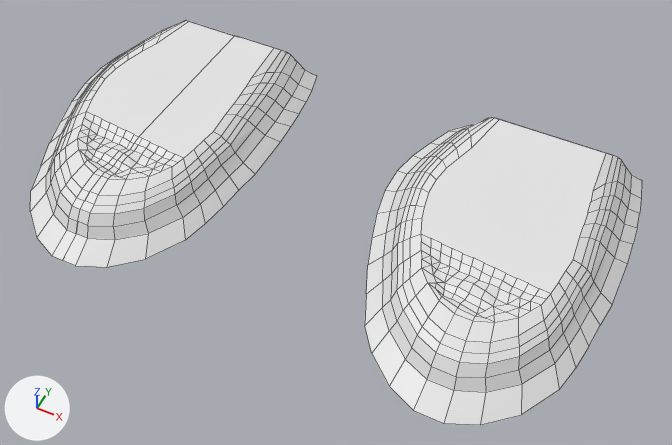
The Blender file Assets/Blender/XRD AR project.blend: old version first, new version second.
Camera for both pictures: a 50 mm camera at (5.5, -28.5, 31.8) aimed at (-7.8, -1.8, -1.4). Every picture has the same lights, and +X, +Y and +Z are marked at lower left. Mesh edges are drawn as thin lines.

Before the edit, the objects in view are built like this:
```python
mat_material = principled_material('Material')
mat_material.base_color = (0.8, 0.8, 0.8)  # white #e7e7e7
mat_material_002 = principled_material('Material.002')
mat_material_002.base_color = (0.8, 0.8, 0.8)  # white #e7e7e7
me_cube = bpy.data.meshes.new('Cube')
me_cube.from_pydata(...)  # 266 vertices, 249 faces; spans x -6.5..5.4, y -9.7..7.3, z -1.2..0.8
me_cube.materials.append(mat_material)  # white #e7e7e7
me_half = bpy.data.meshes.new('half')
me_half.from_pydata(...)  # 182 vertices, 141 faces, 22 loose edges; spans x -24.6..-17.7, y -9.7..7.3, z -1.2..0.8
me_half.materials.append(mat_material_001)  # white #e7e7e7
me_half_001 = bpy.data.meshes.new('half.001')
me_half_001.from_pydata(...)  # 172 vertices, 130 faces, 22 loose edges; spans x -18.0..-12.7, y -9.7..7.3, z -1.2..0.8
me_half_001.materials.append(mat_material_002)  # white #e7e7e7
ob_cube = bpy.data.objects.new('Cube', me_cube)
ob_cube.location = (0.0, 0.0, 0.0)
ob_left = bpy.data.objects.new('Left', me_half)
ob_left.location = (0.0, 0.0, 0.0)
ob_right = bpy.data.objects.new('Right', me_half_001)
ob_right.location = (0.0, 0.0, 0.0)
```
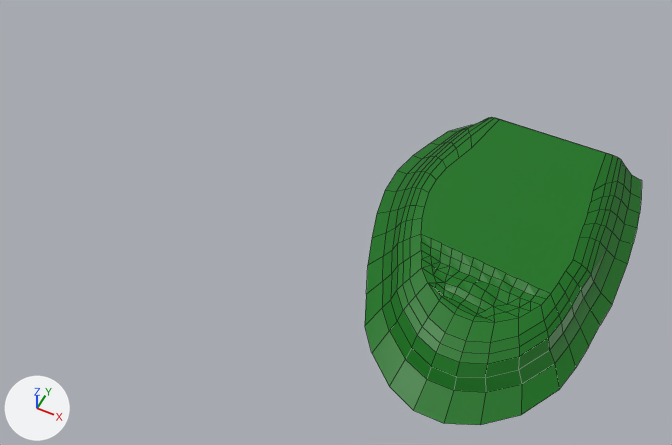
What differs and where, as boxes [x1, y1, x2, y2] in the pictures (672 x 445 px):
'Cube', surface changed (white to green)
    both: [365, 117, 642, 425]
'Right', hidden
    before: [63, 36, 317, 267]
'Left', hidden
    before: [30, 20, 236, 260]

The change, as a list of edits to the scene's bpy script:
```text
Add img_material_002_base_color:
    img_material_002_base_color = load_image('Material.002 Base Color', 'TextureMap for right terrain.png', 1024, 1024, 'sRGB')
Add img_material_base_color:
    img_material_base_color = load_image('Material Base Color', 'TextureMap for full terrain.png', 1024, 1024, 'sRGB')
Change mat_material:
    remove mat_material.base_color = (0.8, 0.8, 0.8)  # white #e7e7e7
    add mat_material.texture = img_material_base_color
Change mat_material_002:
    remove mat_material_002.base_color = (0.8, 0.8, 0.8)  # white #e7e7e7
    add mat_material_002.texture = img_material_002_base_color
Change me_half_001:
    used by ob_right; location = (0.0, 0.0, 0.0)
    remove me_half_001.from_pydata(...)  # 172 vertices, 130 faces, 22 loose edges; spans x -18.0..-12.7, y -9.7..7.3, z -1.2..0.8
    add me_half_001.from_pydata(...)  # 171 vertices, 134 faces, 16 loose edges; spans x -18.0..-12.7, y -9.7..7.3, z -1.2..0.8
    me_half_001 part 1: 130 kept faces spanning x -18.0..-12.7, y -9.7..7.3, z -1.2..0.8 get new texture (UV) coordinates
Change ob_left:
    add ob_left.hide_set(True)
Change ob_right:
    add ob_right.hide_set(True)
```
